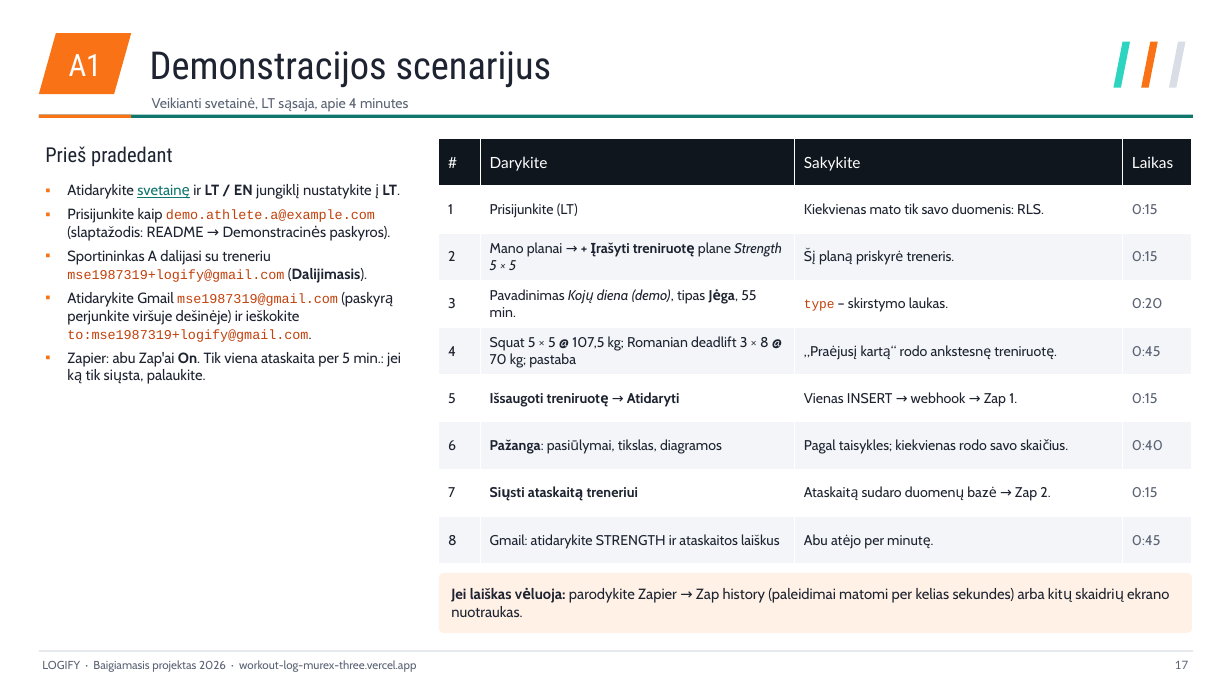
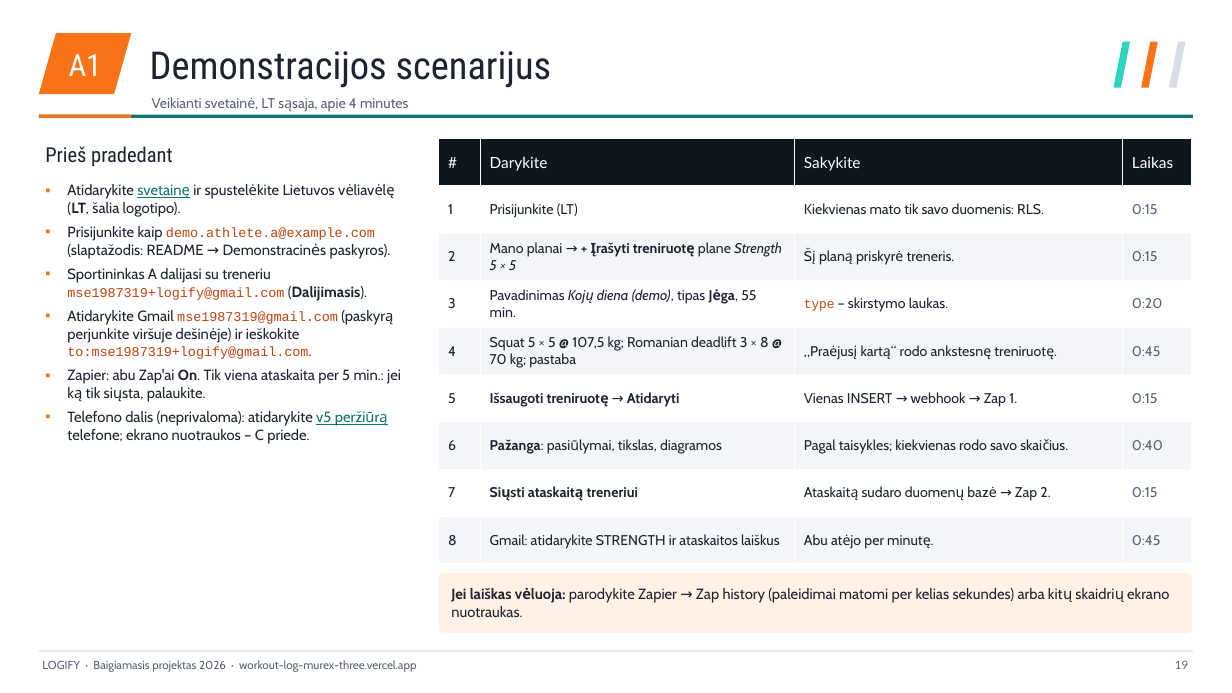
Before and after one commit to mse1987319-png/workout-log, a slide deck: slide 19 of _task/results/Logify_LT.pptx (slide 17 before the commit). Drawn at 1232x693 pixels with LibreOffice and Linux fonts; fonts in the diff are those of the drawing. Boxes give left, top, right and bottom in pixels: in the first picture for what was removed or moved away, otherwise in the second. Text is boxed around its words. In the diff, an @@ line names an element or a change of style, - is before the commit and + after.

```diff
--- a/_task/results/Logify_LT.pptx
+++ b/_task/results/Logify_LT.pptx
@@ text at <box>67,184,335,217</box>: text changed @@
-▪ Atidarykite svetainę ir LT / EN jungiklį nustatykite į LT.
+▪ Atidarykite svetainę ir spustelėkite Lietuvos vėliavėlę (LT, šalia logotipo).
@@ text at <box>67,411,331,444</box>: paragraph added @@
+▪ Telefono dalis (neprivaloma): atidarykite v5 peržiūrą telefone; ekrano nuotraukos – C priede.
@@ text at <box>1175,660,1188,669</box>: text changed @@
-17
+19
```
Also in this commit, not shown: 34 other slides changed, 8 slides added, 2 other files.
